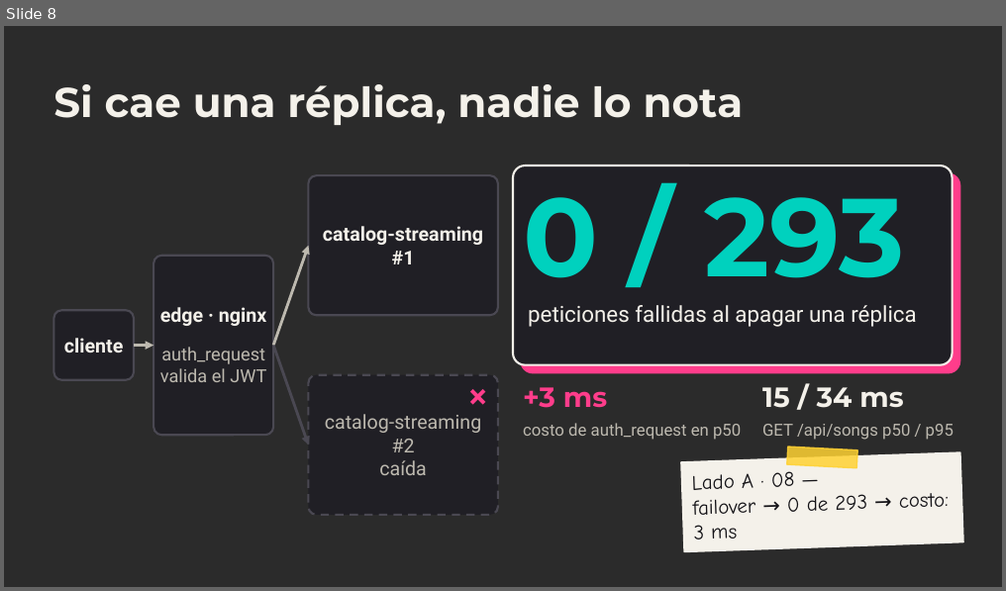
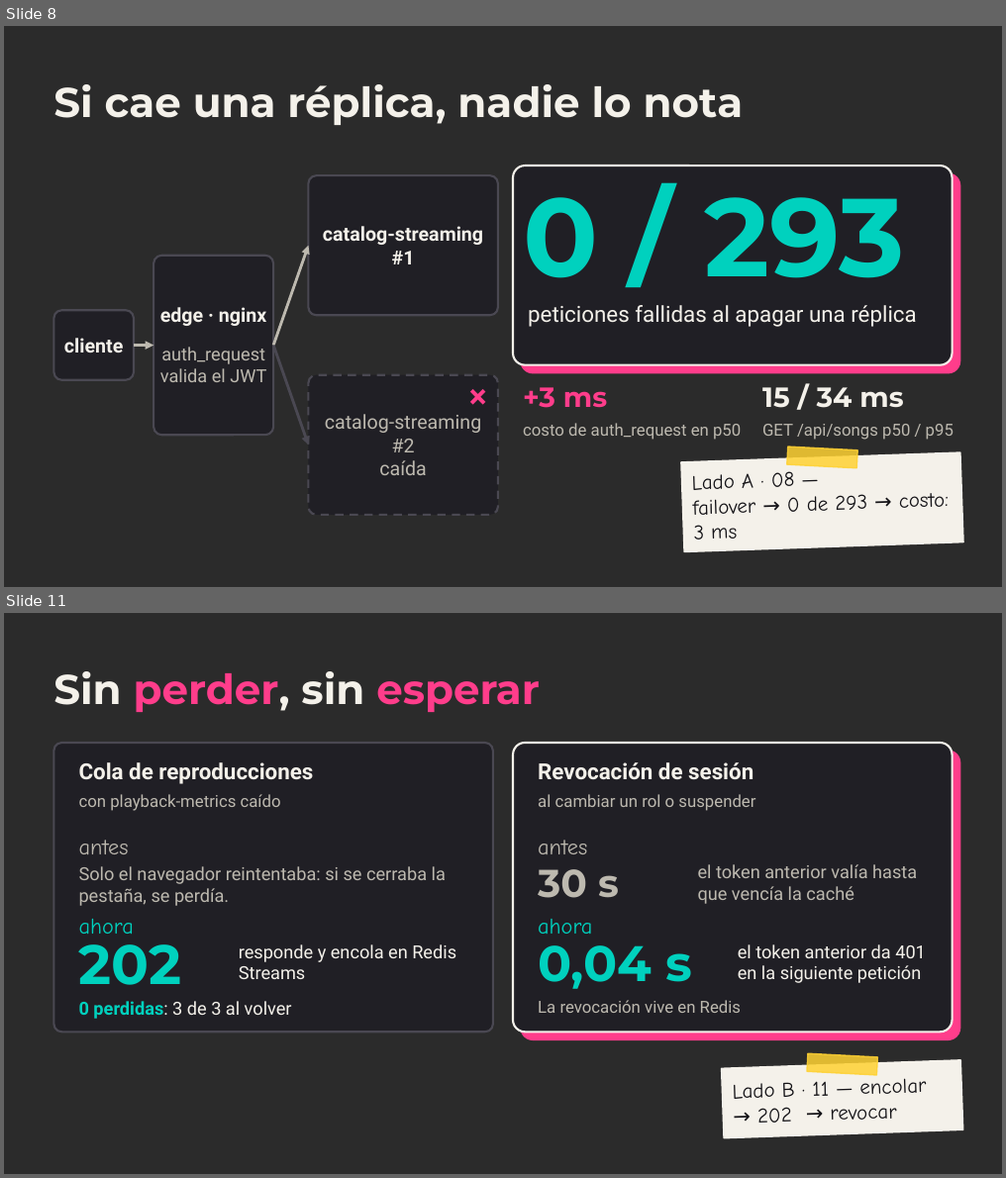
Before and after one commit to ChristianFRZ/FLDSMDFR, a slide deck: docs/presentacion/meloxo.pptx. Shown one above the other, each under a label of ours: slide 8 before the commit, slides 8 and 11 after it; the slides between them are not shown. The pictures are 1006x591 and 1006x1178 pixels, drawn with LibreOffice and Linux fonts; fonts in the diff are those of the drawing; background and template pictures are left out; a plain dark background stands for a picture behind light text. Boxes give left, top, right and bottom in pixels: in the first picture for what was removed or moved away, otherwise in the second. Text is boxed around its words. In the diff, an @@ line names an element or a change of style, - is before the commit and + after.

Commit message:
feat(presentacion): lado B·1

```diff
--- a/docs/presentacion/meloxo.pptx
+++ b/docs/presentacion/meloxo.pptx
@@ slide 11 added at (4,613,1002,1174), background picture (left out) @@
@@ text added at (54,671,540,712), 30 pt, text #FF3D8B, bold @@
+Sin perder, sin esperar
@@ rounded rectangle added at (54,743,493,1032), fill #201F25, outline #4A4852 1.5 pt @@
@@ rounded rectangle added at (513,743,952,1032), fill #201F25, outline #F4F1EA 1.5 pt @@
@@ rounded rectangle added at (521,751,960,1040), fill #FF3D8B, outline #FF3D8B 1 pt @@
@@ text added at (79,762,313,784), 16 pt, text #F4F1EA, bold @@
+Cola de reproducciones
@@ text added at (538,762,753,780), 16 pt, text #F4F1EA, bold @@
+Revocación de sesión
@@ text added at (79,794,281,811), 12 pt, text #BDB9AF @@
+con playback-metrics caído
@@ text added at (538,794,755,811), 12 pt, text #BDB9AF @@
+al cambiar un rol o suspender
@@ text added at (79,840,129,855), 16 pt, text #BDB9AF @@
+antes
@@ text added at (538,840,587,855), 16 pt, text #BDB9AF @@
+antes
@@ text added at (79,866,446,906), 13 pt, text #BDB9AF @@
+Solo el navegador reintentaba: si se cerraba la pestaña, se perdía.
@@ text added at (538,869,619,898), 28 pt, text #BDB9AF, bold @@
+30 s
@@ text added at (698,864,917,904), 13 pt, text #BDB9AF @@
+el token anterior valía hasta que vencía la caché
@@ text added at (79,919,134,934), 16 pt, text #00D1BE @@
+ahora
@@ text added at (79,930,182,985), 40 pt, text #00D1BE, bold @@
+202
@@ text added at (538,919,592,934), 16 pt, text #00D1BE @@
+ahora
@@ text added at (538,933,693,989), 36 pt, text #00D1BE, bold @@
+0,04 s
@@ text added at (239,945,456,979), 13 pt, text #F4F1EA @@
+responde y encola en Redis Streams
@@ text added at (738,945,926,983), 13 pt, text #F4F1EA @@
+el token anterior da 401 en la siguiente petición
@@ text added at (79,1001,292,1019), 13 pt, text #F4F1EA @@
+0 perdidas: 3 de 3 al volver
@@ text added at (538,1000,741,1013), 12 pt, text #BDB9AF @@
+La revocación vive en Redis
@@ rectangle added at (807,1054,877,1075), fill #FFD233 at 85% opacity, outline #FFD233 1 pt @@
@@ rectangle added at (722,1060,963,1139), fill #F4F1EA, outline #F4F1EA 1 pt @@
@@ text added at (733,1075,927,1123), 15 pt, text #141317 @@
+Lado B · 11 — encolar
+→ 202 → revocar
```
Also in this commit, not shown: 3 other slides added, 3 other files.
